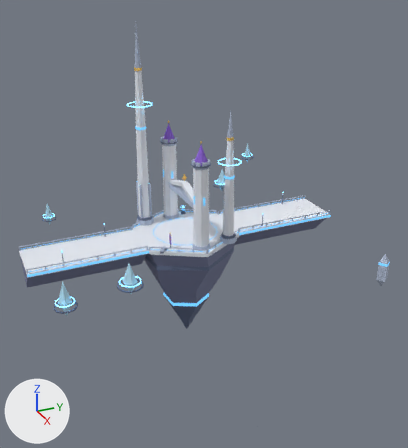
The FBX model assets/export/worlds/sky_citadel/chunk_path_straight.fbx: old version first, new version second.
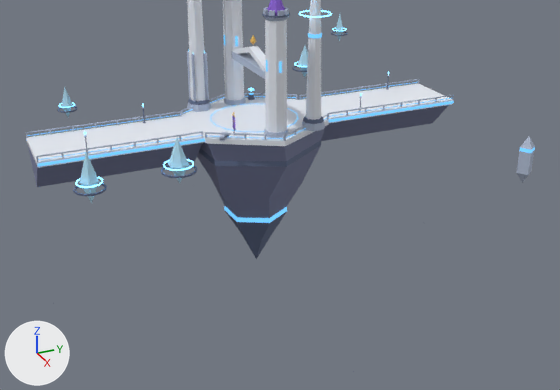
Each version is shown whole from a camera (50 mm lens) standing at (386.0, -157.0, 196.0) and looking at (15.0, 10.0, 11.0), then close up from a camera (50 mm lens) standing at (406.0, -166.0, 149.0) and looking at (35.0, 1.0, -36.0). Lighting does not change. The marker at lower left points along +X, +Y and +Z. The older version's two pictures come first. Where no turn or scale is listed for an object, it has been applied to the vertices. Vertices at exactly the same position are counted once.

Names of what the first close-up shows: 'chunk_path_straight'.
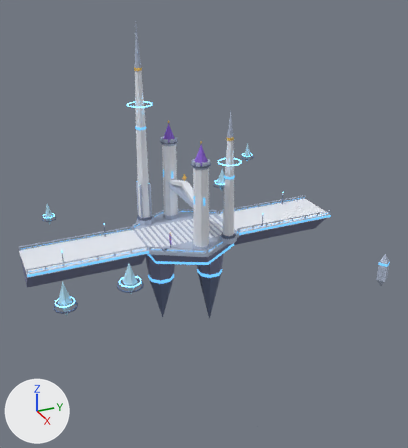
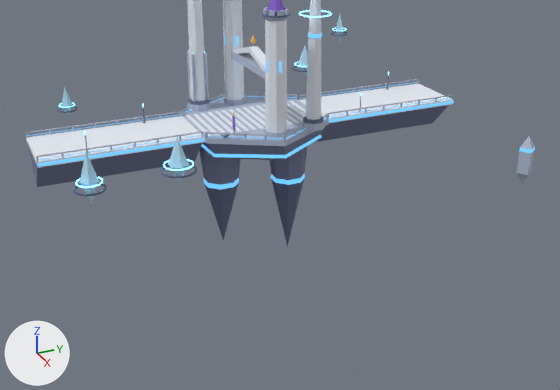
Where the change shows, as pixel boxes (x1, y1, x2, y2) in the close-ups (560 x 390 px; the box of a moved part takes in the faces that stretch with it):
part 1 of me_chunk_path_straight, added
    after: (270, 146, 308, 180)
part 2 of me_chunk_path_straight, added
    after: (271, 173, 305, 185)
part 3 of me_chunk_path_straight, added (blue)
    after: (271, 179, 304, 247)
part 4 of me_chunk_path_straight, added
    after: (199, 147, 240, 185)
part 5 of me_chunk_path_straight, added
    after: (203, 178, 239, 190)
part 6 of me_chunk_path_straight, added (blue)
    after: (205, 184, 238, 241)
part 7 of me_chunk_path_straight, deleted
    before: (248, 93, 255, 100)
part 8 of me_chunk_path_straight, moved or reshaped
    before: (197, 103, 326, 259)
    after: (186, 101, 324, 160)
part 9 of me_chunk_path_straight, recoloured
    both: (182, 98, 329, 146)
part 10 of me_chunk_path_straight, recoloured
    before: (199, 140, 321, 166)
    after: (201, 135, 322, 159)

The change, as a diff of the scene's bpy script:
```diff
--- a/assets/export/worlds/sky_citadel/chunk_path_straight.fbx.py
+++ b/assets/export/worlds/sky_citadel/chunk_path_straight.fbx.py
@@ me_chunk_path_straight @@
 # used by ob_chunk_path_straight; location = (0.0, 0.0, 0.0)
-me_chunk_path_straight.from_pydata(...)  # 2465 vertices, 2104 faces; spans x -128.0..128.0, y -128.0..128.0, z -96.0..160.0
+me_chunk_path_straight.from_pydata(...)  # 2523 vertices, 2073 faces; spans x -128.0..128.0, y -128.0..128.0, z -96.0..160.0
+# me_chunk_path_straight part 1: a new loose piece, an 8-sided cut cone along z (radius 10.0 at the low end, 13.0 at the high end) spanning x -12.0..12.0, y 10.0..34.0, z -40.0..-12.0, in mat_sc_hullslate (greyish blue #767c9c)
+# me_chunk_path_straight part 2: a new loose piece, an 8-sided cylinder along z spanning x -9.8..9.8, y 12.2..31.8, z -43.0..-40.0, in mat_sc_azuredim (blue #4680a8, glowing blue #4680a8)
+# me_chunk_path_straight part 3: a new loose piece, an 8-sided cone pointing to -z spanning x -10.0..10.0, y 12.0..32.0, z -92.0..-43.0, in mat_sc_deepalloy (blue #5c6886)
+# me_chunk_path_straight part 4: a new loose piece, an 8-sided cut cone along z (radius 10.0 at the low end, 13.0 at the high end) spanning x -12.0..12.0, y -34.0..-10.0, z -35.0..-12.0, in mat_sc_hullslate (greyish blue #767c9c)
+# me_chunk_path_straight part 5: a new loose piece, an 8-sided cylinder along z spanning x -9.8..9.8, y -31.8..-12.2, z -38.1..-35.1, in mat_sc_azuredim (blue #4680a8, glowing blue #4680a8)
+# me_chunk_path_straight part 6: a new loose piece, an 8-sided cone pointing to -z spanning x -10.0..10.0, y -32.0..-12.0, z -78.0..-38.0, in mat_sc_deepalloy (blue #5c6886)
+# me_chunk_path_straight part 7: the loose piece of 24 vertices spanning x -36.0..-32.0, y 10.0..14.0, z 0.0..3.0 is deleted
+# me_chunk_path_straight part 8: 21 vertices moved from x -40.0..40.0, y -38.0..36.0, z -40.0..3.0 to x -40.0..40.0, y -38.0..36.0, z -16.0..3.0; 91 vertices removed from x -26.0..26.0, y -26.0..26.0, z -96.0..0.0; 81 vertices added at x -20.0..22.0, y -38.0..34.0, z -19.0..3.0
+# me_chunk_path_straight part 9: 8 faces spanning x -44.0..44.0, y -38.0..38.0, z -3.0..0.0 switch from mat_sc_citadelwhite (white #e8ecf4) to mat_sc_palealloy (blue #b0bcd2)
+# me_chunk_path_straight part 10: 6 faces spanning x -40.0..40.0, y -36.0..36.0, z -12.0..-10.0 switch from mat_sc_deepalloy (blue #5c6886) to mat_sc_azuredim (blue #4680a8, glowing blue #4680a8)
+# other edits to the shape of me_chunk_path_straight do not show in these pictures
 me_chunk_path_straight.materials.append(mat_sc_hullslate)
```
